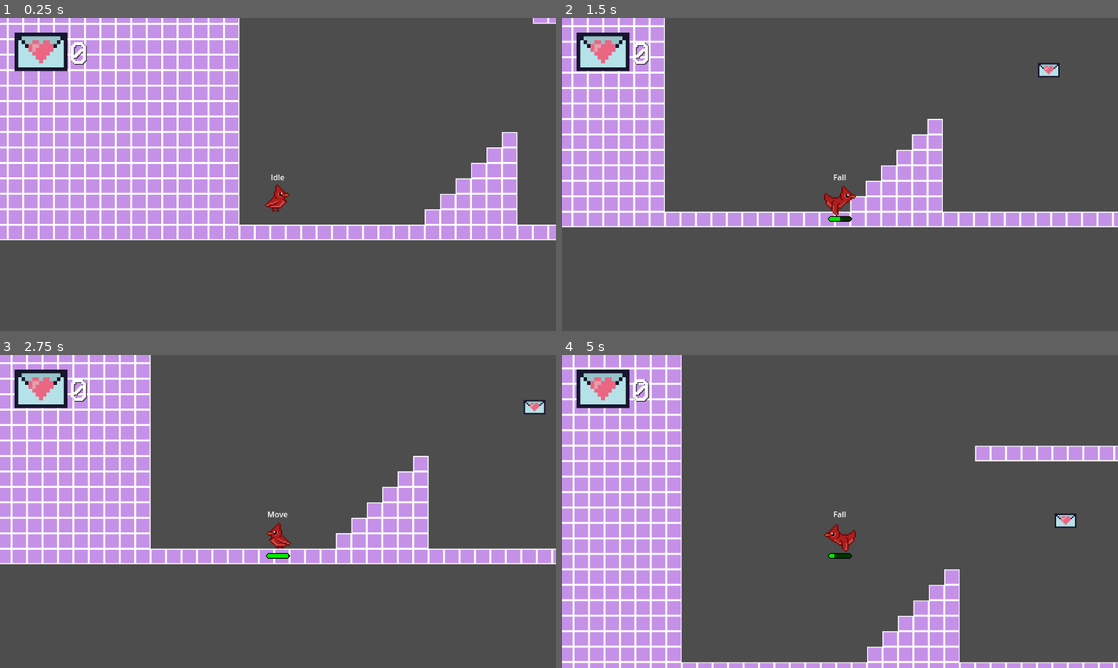
Above: before the commit, frames 1-4 (two rows, left to right).
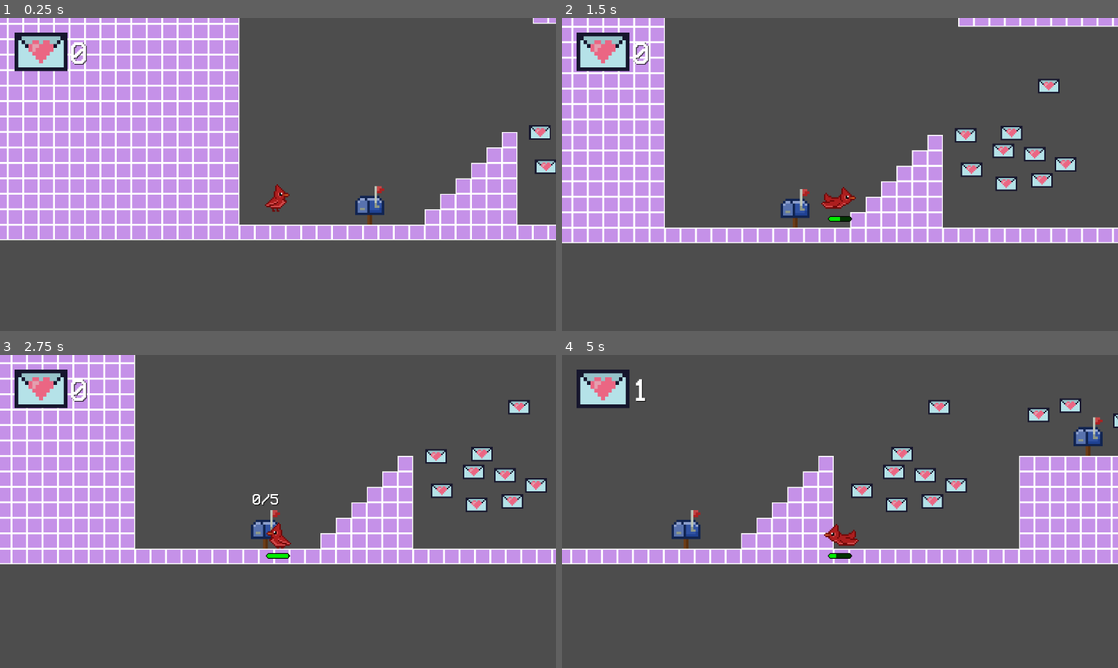
Above: after the commit, the same moments.

Repository: mfudg395/love-letters
Game: Godot game, scene res://src/Level1.tscn
Two runs of this game, one before a commit and one after it. Both use one fixed random seed, a clock stepped at 60 frames per second and the inputs below.
Inputs:
- Up to frame 1 (0.25 s): no input
- Up to frame 2 (1.5 s): hold D (move_right) from 0.53 s (still down); tap W (deliver, bound only after the commit) at 0.6 s; tap Space (jump) at 0.77 s; tap E (glide) at 1.35 s
- Up to frame 3 (2.75 s): tap Space (jump) at 1.52 s; tap W (deliver, bound only after the commit) at 1.55, 2.3 s; release D (move_right) at 2.03 s; hold A (move_left) from 2.03 s (still down); tap Shift (peck) at 2.1 s
- Up to frame 4 (5 s): release A (move_left) at 2.78 s; hold D (move_right) 2.78-4.28 s; tap W (deliver, bound only after the commit) at 2.85, 3.6, 4.55 s; tap Space (jump) at 3.02, 3.77, 4.52 s; hold A (move_left) from 4.28 s (still down); tap E (glide) at 4.35 s

The runs differ from the first frame. In frame 1, 0.8% of the frame differs, in the area x 48-100%, y 34-66%; in frame 2, 14%; in frame 3, 5.6%; in frame 4, 40%, in the area x 0-100%, y 0-100%.

Commit message:
implemented basic mailbox deliver functionality

Diff:
--- a/project.godot
+++ b/project.godot
@@ -37,7 +37,6 @@
 jump={
 "deadzone": 0.5,
 "events": [Object(InputEventKey,"resource_local_to_scene":false,"resource_name":"","device":-1,"window_id":0,"alt_pressed":false,"shift_pressed":false,"ctrl_pressed":false,"meta_pressed":false,"pressed":false,"keycode":0,"physical_keycode":32,"key_label":0,"unicode":32,"echo":false,"script":null)
-, Object(InputEventKey,"resource_local_to_scene":false,"resource_name":"","device":-1,"window_id":0,"alt_pressed":false,"shift_pressed":false,"ctrl_pressed":false,"meta_pressed":false,"pressed":false,"keycode":0,"physical_keycode":87,"key_label":0,"unicode":119,"echo":false,"script":null)
 ]
 }
 peck={
@@ -50,6 +49,11 @@
 "events": [Object(InputEventKey,"resource_local_to_scene":false,"resource_name":"","device":-1,"window_id":0,"alt_pressed":false,"shift_pressed":false,"ctrl_pressed":false,"meta_pressed":false,"pressed":false,"keycode":0,"physical_keycode":69,"key_label":0,"unicode":101,"echo":false,"script":null)
 ]
 }
+deliver={
+"deadzone": 0.5,
+"events": [Object(InputEventKey,"resource_local_to_scene":false,"resource_name":"","device":-1,"window_id":0,"alt_pressed":false,"shift_pressed":false,"ctrl_pressed":false,"meta_pressed":false,"pressed":false,"keycode":0,"physical_keycode":87,"key_label":0,"unicode":119,"echo":false,"script":null)
+]
+}
 
 [layer_names]
 
--- a/src/Level1.tscn
+++ b/src/Level1.tscn
@@ -1,8 +1,9 @@
-[gd_scene load_steps=6 format=3 uid="uid://cg7w7injtfv6q"]
+[gd_scene load_steps=7 format=3 uid="uid://cg7w7injtfv6q"]
 
 [ext_resource type="PackedScene" uid="uid://cv64d407pajq1" path="res://src/player/Player.tscn" id="1_ek8qi"]
 [ext_resource type="Texture2D" uid="uid://bfyi2e38lay21" path="res://assets/basic_tileset.png" id="2_yw3dn"]
 [ext_resource type="PackedScene" uid="uid://ld4af47tn37g" path="res://src/letter/Letter.tscn" id="3_h8vt6"]
+[ext_resource type="PackedScene" uid="uid://t7was25fot5o" path="res://src/mailbox/Mailbox.tscn" id="4_aunxb"]
 
 [sub_resource type="TileSetAtlasSource" id="TileSetAtlasSource_j6m5o"]
 texture = ExtResource("2_yw3dn")
@@ -24,17 +25,47 @@
 format = 2
 layer_0/tile_data = PackedInt32Array(1376256, 0, 0, 1376257, 0, 0, 1376266, 0, 0, 1376267, 0, 0, 1376268, 0, 0, 1376269 …(30287 unchanged characters)…
 
+[node name="Mailbox" parent="." instance=ExtResource("4_aunxb")]
+position = Vector2(270, 632)
+
+[node name="Mailbox2" parent="." instance=ExtResource("4_aunxb")]
+position = Vector2(1103, 440)
+
 [node name="Player" parent="." instance=ExtResource("1_ek8qi")]
 position = Vector2(80, 536)
 
 [node name="Letter" parent="." instance=ExtResource("3_h8vt6")]
-position = Vector2(1073, 386)
+position = Vector2(1067, 376)
 
 [node name="Letter2" parent="." instance=ExtResource("3_h8vt6")]
-position = Vector2(1174, 426)
+position = Vector2(1178, 407)
 
 [node name="Letter3" parent="." instance=ExtResource("3_h8vt6")]
 position = Vector2(1001, 395)
 
 [node name="Letter4" parent="." instance=ExtResource("3_h8vt6")]
 position = Vector2(795, 379)
+
+[node name="Letter5" parent="." instance=ExtResource("3_h8vt6")]
+position = Vector2(707, 581)
+
+[node name="Letter6" parent="." instance=ExtResource("3_h8vt6")]
+position = Vector2(701, 513)
+
+[node name="Letter7" parent="." instance=ExtResource("3_h8vt6")]
+position = Vector2(781, 574)
+
+[node name="Letter8" parent="." instance=ExtResource("3_h8vt6")]
+position = Vector2(766, 520)
+
+[node name="Letter9" parent="." instance=ExtResource("3_h8vt6")]
+position = Vector2(635, 552)
+
+[node name="Letter10" parent="." instance=ExtResource("3_h8vt6")]
+position = Vector2(623, 481)
+
+[node name="Letter11" parent="." instance=ExtResource("3_h8vt6")]
+position = Vector2(718, 476)
+
+[node name="Letter12" parent="." instance=ExtResource("3_h8vt6")]
+position = Vector2(830, 541)
--- /dev/null
+++ b/src/mailbox/Mailbox.tscn
@@ -0,0 +1,36 @@
+[gd_scene load_steps=5 format=3 uid="uid://t7was25fot5o"]
+
+[ext_resource type="Script" path="res://src/mailbox/mailbox.gd" id="1_bocon"]
+[ext_resource type="Texture2D" uid="uid://b7v4kujysqj4j" path="res://assets/mailbox.png" id="1_wulbu"]
+[ext_resource type="FontFile" uid="uid://bwitkp7grmtju" path="res://assets/VCR_OSD_MONO_1.001.ttf" id="3_am2uf"]
+
+[sub_resource type="RectangleShape2D" id="RectangleShape2D_5hrtd"]
+size = Vector2(140, 80)
+
+[node name="Mailbox" type="Area2D"]
+script = ExtResource("1_bocon")
+
+[node name="Sprite2D" type="Sprite2D" parent="."]
+texture_filter = 1
+texture = ExtResource("1_wulbu")
+
+[node name="CollisionShape2D" type="CollisionShape2D" parent="."]
+shape = SubResource("RectangleShape2D_5hrtd")
+
+[node name="DepositedLettersIndicator" type="Label" parent="."]
+visible = false
+texture_filter = 1
+offset_left = -56.0
+offset_top = -86.0
+offset_right = 56.0
+offset_bottom = -40.0
+theme_override_colors/font_shadow_color = Color(0, 0, 0, 1)
+theme_override_colors/font_outline_color = Color(0, 0, 0, 1)
+theme_override_fonts/font = ExtResource("3_am2uf")
+theme_override_font_sizes/font_size = 32
+text = "0/5"
+horizontal_alignment = 1
+vertical_alignment = 1
+
+[connection signal="area_entered" from="." to="." method="_on_area_entered"]
+[connection signal="area_exited" from="." to="." method="_on_area_exited"]
--- /dev/null
+++ b/src/mailbox/mailbox.gd
@@ -0,0 +1,24 @@
+extends Area2D
+
+const MAX_LETTERS := 5
+
+@export var deposited_letters := 0
+
+@onready var deposited_letters_indicator = get_node("DepositedLettersIndicator")
+
+
+# Called when the node enters the scene tree for the first time.
+func _ready():
+	deposited_letters_indicator.visible = false
+
+# Called every frame. 'delta' is the elapsed time since the previous frame.
+func _process(delta):
+	deposited_letters_indicator.text = str(deposited_letters) + "/5"
+
+func _on_area_entered(area):
+	if (area.get_name() == "MailboxDetection"):
+		deposited_letters_indicator.visible = true
+
+func _on_area_exited(area):
+	if (area.get_name() == "MailboxDetection"):
+		deposited_letters_indicator.visible = false
--- a/src/player/Player.tscn
+++ b/src/player/Player.tscn
@@ -20,6 +20,23 @@
 [sub_resource type="RectangleShape2D" id="RectangleShape2D_pfbnp"]
 size = Vector2(19, 51)
 
+[sub_resource type="Animation" id="Animation_3dsba"]
+resource_name = "fall"
+length = 0.5
+step = 0.05
+tracks/0/type = "value"
+tracks/0/imported = false
+tracks/0/enabled = true
+tracks/0/path = NodePath("Sprite2D:frame")
+tracks/0/interp = 1
+tracks/0/loop_wrap = true
+tracks/0/keys = {
+"times": PackedFloat32Array(0, 0.1, 0.15, 0.2, 0.25, 0.3, 0.35, 0.4, 0.45),
+"transitions": PackedFloat32Array(1, 1, 1, 1, 1, 1, 1, 1, 1),
+"update": 1,
+"values": [3, 4, 5, 6, 7, 6, 5, 4, 3]
+}
+
 [sub_resource type="Animation" id="Animation_cd00g"]
 resource_name = "glide"
 length = 0.9
@@ -69,6 +86,22 @@
 "values": [3, 4, 5, 6, 7, 6, 5, 4, 3]
 }
 
+[sub_resource type="Animation" id="Animation_ea46o"]
+resource_name = "walk"
+length = 0.25
+tracks/0/type = "value"
+tracks/0/imported = false
+tracks/0/enabled = true
+tracks/0/path = NodePath("Sprite2D:frame")
+tracks/0/interp = 1
+tracks/0/loop_wrap = true
+tracks/0/keys = {
+"times": PackedFloat32Array(0, 0.125),
+"transitions": PackedFloat32Array(1, 1),
+"update": 1,
+"values": [1, 2]
+}
+
 [sub_resource type="Animation" id="Animation_540t8"]
 resource_name = "peck"
 length = 0.25
@@ -84,39 +117,6 @@
 "transitions": PackedFloat32Array(1, 1, 1, 1),
 "update": 1,
 "values": [8, 9, 10, 11]
-}
-
-[sub_resource type="Animation" id="Animation_ea46o"]
-resource_name = "walk"
-length = 0.25
-tracks/0/type = "value"
-tracks/0/imported = false
-tracks/0/enabled = true
-tracks/0/path = NodePath("Sprite2D:frame")
-tracks/0/interp = 1
-tracks/0/loop_wrap = true
-tracks/0/keys = {
-"times": PackedFloat32Array(0, 0.125),
-"transitions": PackedFloat32Array(1, 1),
-"update": 1,
-"values": [1, 2]
-}
-
-[sub_resource type="Animation" id="Animation_3dsba"]
-resource_name = "fall"
-length = 0.5
-step = 0.05
-tracks/0/type = "value"
-tracks/0/imported = false
-tracks/0/enabled = true
-tracks/0/path = NodePath("Sprite2D:frame")
-tracks/0/interp = 1
-tracks/0/loop_wrap = true
-tracks/0/keys = {
-"times": PackedFloat32Array(0, 0.1, 0.15, 0.2, 0.25, 0.3, 0.35, 0.4, 0.45),
-"transitions": PackedFloat32Array(1, 1, 1, 1, 1, 1, 1, 1, 1),
-"update": 1,
-"values": [3, 4, 5, 6, 7, 6, 5, 4, 3]
 }
 
 [sub_resource type="AnimationLibrary" id="AnimationLibrary_uxahf"]
@@ -135,6 +135,7 @@
 script = ExtResource("1_3e3jd")
 
 [node name="StateLabel" type="Label" parent="."]
+visible = false
 offset_left = -30.0
 offset_top = -57.0
 offset_right = 30.0
@@ -167,9 +168,9 @@
 position = Vector2(-3.5, 1.5)
 shape = SubResource("RectangleShape2D_dvfak")
 
-[node name="Area2D" type="Area2D" parent="."]
-
-[node name="CollisionShape2D" type="CollisionShape2D" parent="Area2D"]
+[node name="MailboxDetection" type="Area2D" parent="."]
+
+[node name="CollisionShape2D" type="CollisionShape2D" parent="MailboxDetection"]
 position = Vector2(-3.5, 1.5)
 shape = SubResource("RectangleShape2D_pfbnp")
 
@@ -220,6 +221,7 @@
 text = "0"
 vertical_alignment = 1
 
-[connection signal="area_entered" from="Area2D" to="." method="_on_area_2d_area_entered"]
+[connection signal="area_entered" from="MailboxDetection" to="." method="_on_area_2d_area_entered"]
+[connection signal="area_exited" from="MailboxDetection" to="." method="_on_area_2d_area_exited"]
 [connection signal="timeout" from="StaminaRegenTimer" to="PlayerFSM" method="_on_stamina_regen_timer_timeout"]
 [connection signal="timeout" from="GlideStaminaTimer" to="PlayerFSM/Glide" method="_on_glide_stamina_timer_timeout"]
--- a/src/player/player.gd
+++ b/src/player/player.gd
@@ -1,7 +1,7 @@
 class_name Player
 extends CharacterBody2D
 
-const MAX_FALL_SPEED := 110
+const MAX_FALL_SPEED := 125
 const AIR_DEACCELERATION := 0.99
 const JUMP_STAMINA_COST := 25
 const GLIDE_STAMINA_COST := 1 # stamina drain per GLIDE_STAMINA_INTERVAL
@@ -18,6 +18,9 @@
 @export var max_stamina := 50
 @export var current_stamina := 50
 @onready var letters := 0
+@onready var is_near_mailbox := false
+@onready var near_mailbox_letters := 0
+@onready var near_mailbox: Area2D
 
 @onready var animations = get_node("AnimationPlayer")
 @onready var sprite = get_node("Sprite2D")
@@ -37,6 +40,7 @@
 # Called every frame. 'delta' is the elapsed time since the prDevious frame.
 func _process(delta) -> void:
 	state_machine._process(delta)
+	letter_label.text = str(letters)
 
 func _physics_process(delta) -> void:
 	if Input.is_action_just_pressed("peck"):
@@ -53,8 +57,22 @@
 	else:
 		stamina_bar.visible = true
 
+	if (can_deposit()):
+		if Input.is_action_just_pressed("deliver"):
+			letters -= 1
+			near_mailbox.deposited_letters += 1
 
 func _on_area_2d_area_entered(area):
 	if ("Letter" in area.get_name()):
 		letters += 1;
-		letter_label.text = str(letters)
+	if ("Mailbox" in area.get_name()):
+		is_near_mailbox = true
+		near_mailbox = area
+
+func _on_area_2d_area_exited(area):
+	if ("Mailbox" in area.get_name()):
+		is_near_mailbox = false
+		near_mailbox = null
+
+func can_deposit() -> bool:
+	return is_near_mailbox and letters > 0 and near_mailbox.deposited_letters < near_mailbox.MAX_LETTERS
Binary file added: assets/mailbox.png
Not shown, added: assets/mailbox.png.import
